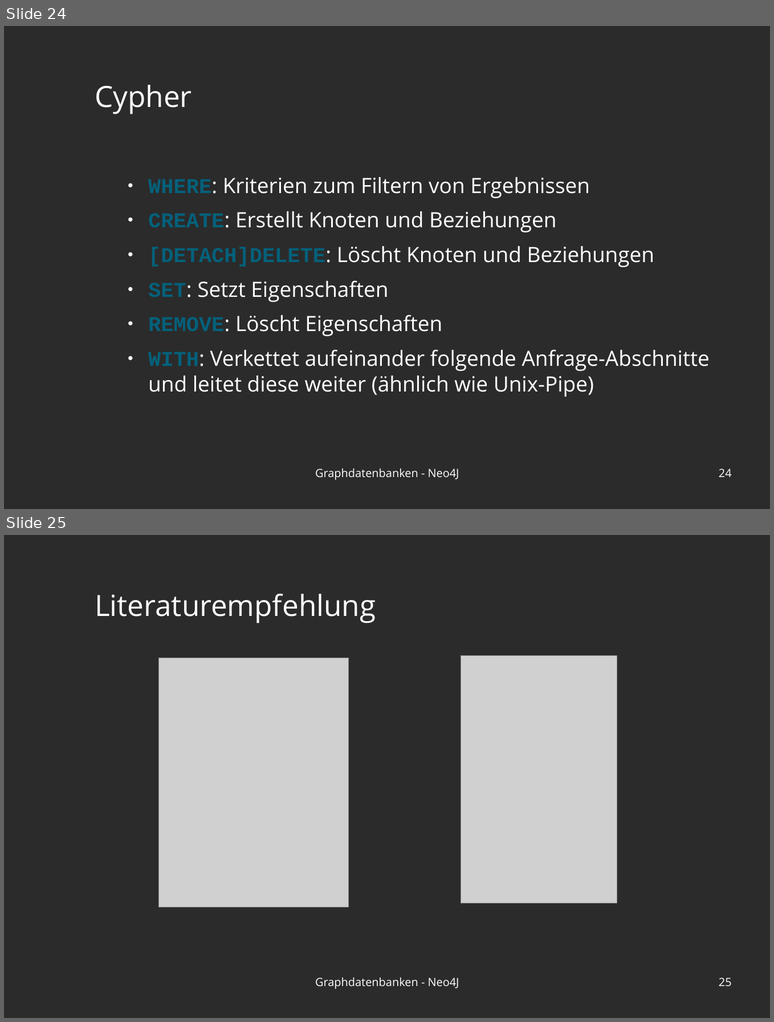
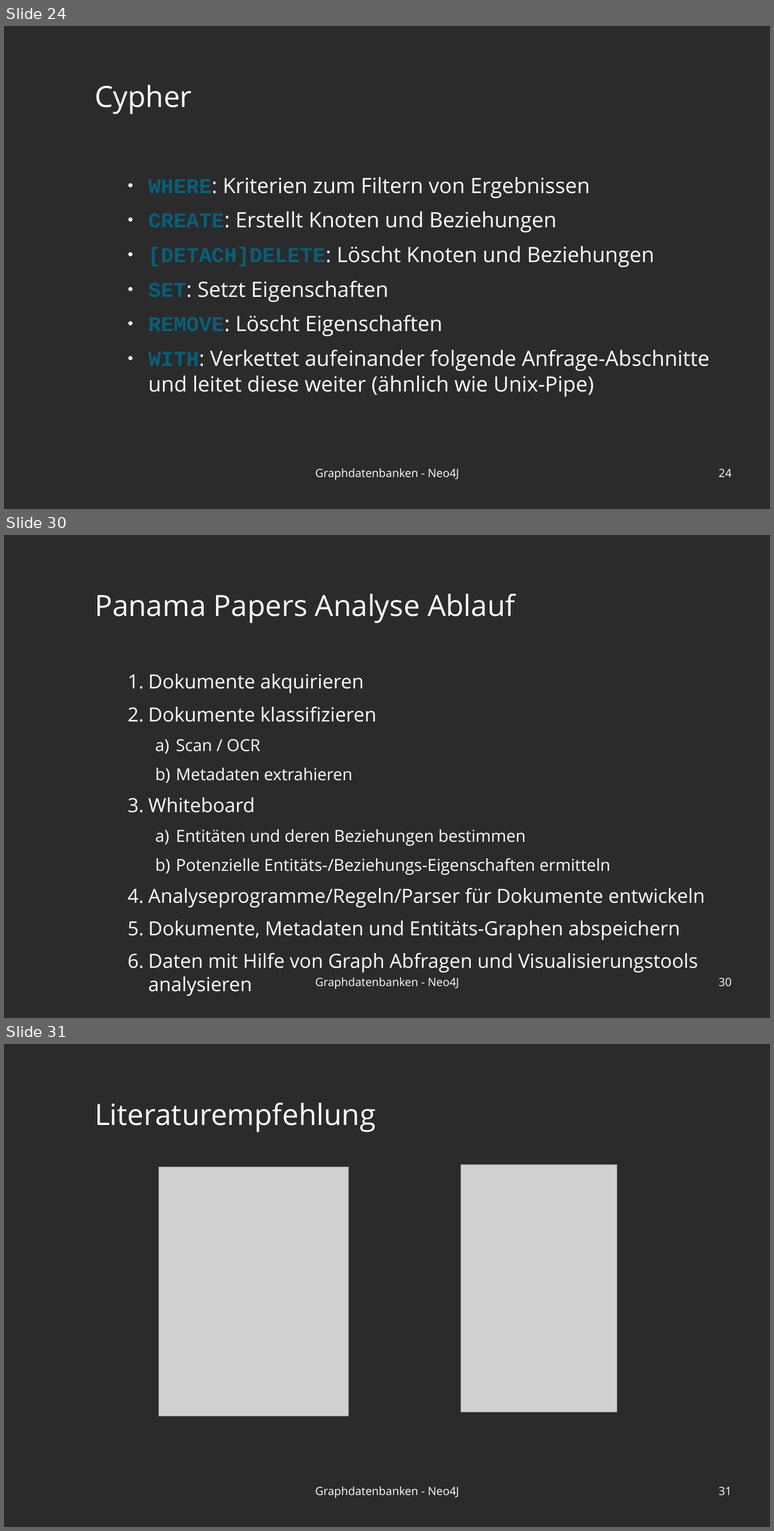
Before and after one commit to blublab/ais, a slide deck: praesi.odp. Shown one above the other, each under a label of ours: slides 24 and 25 before the commit, slides 24, 30 and 31 after it; the slides between them are not shown. The pictures are 774x1022 and 774x1531 pixels, drawn with LibreOffice and Linux fonts; fonts in the diff are those of the drawing; grey boxes stand for pictures; background and template pictures are left out; a plain dark background stands for a picture behind light text. Boxes give left, top, right and bottom in pixels: in the first picture for what was removed or moved away, otherwise in the second. Text is boxed around its words. In the diff, an @@ line names an element or a change of style, - is before the commit and + after.

```diff
--- a/praesi.odp
+++ b/praesi.odp
@@ slide 30 added at (4,535,770,1018), background picture (left out) @@
@@ title added at (95,594,515,623), 36 pt, text #FFFFFF @@
+Panama Papers Analyse Ablauf
@@ text added at (148,674,705,973), 24.1 pt, text #FFFFFF @@
+1. Dokumente akquirieren
+2. Dokumente klassifizieren
+  a) Scan / OCR
+  b) Metadaten extrahieren
+3. Whiteboard
+  a) Entitäten und deren Beziehungen bestimmen
+  b) Potenzielle Entitäts-/Beziehungs-Eigenschaften ermitteln
+4. Analyseprogramme/Regeln/Parser für Dokumente entwickeln
+5. Dokumente, Metadaten und Entitäts-Graphen abspeichern
+6. Daten mit Hilfe von Graph Abfragen und Visualisierungstools analysieren
@@ text added at (315,977,459,989), 14 pt, text #FFFFFF @@
+Graphdatenbanken - Neo4J
@@ page number added at (719,977,732,986), 14 pt, text #FFFFFF @@
+30
@@ what was slide 25 is now slide 31 @@
@@ page number at (719,1486,732,1495): text changed @@
-25
+31
```
Also in this commit, not shown: 5 other slides added, 17 other files.
